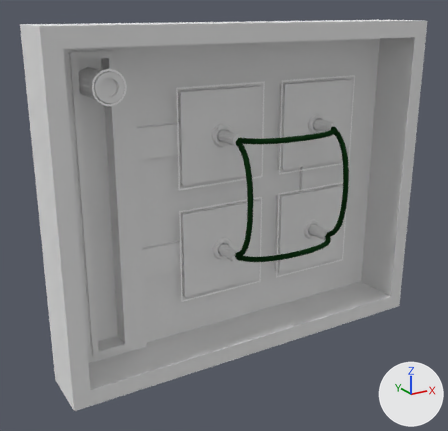
An edit to the Blender file Assets/models/house/floor02/puzzles/puzzle00.blend, drawn before and after from the same camera.
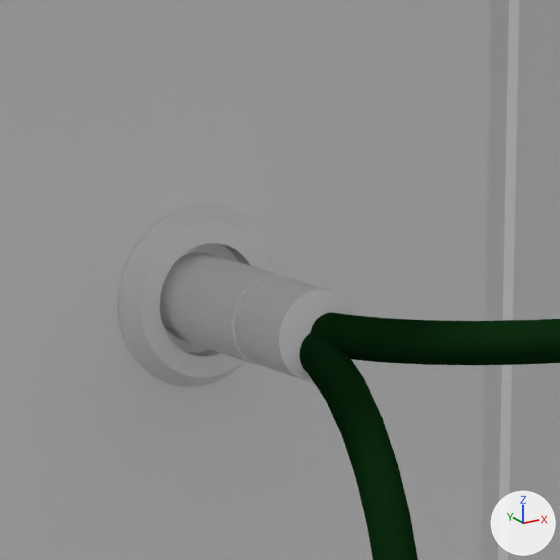
The first picture shows the older version from a 50 mm camera at (-0.559, -0.786, 0.265) aimed at (-0.095, -0.012, -0.037). The close-ups show both versions on the part from 44% to 60% of the width and 22% to 39% of the height of that picture; other places that the commit changed are outside them. The lights are fixed; the arrows at lower right show +X, +Y and +Z.

Script lines for the objects in view, before the commit:
```python
me_cylinder_001 = bpy.data.meshes.new('Cylinder.001')
me_cylinder_001.from_pydata(...)  # 160 vertices, 130 faces; spans x 0.323..0.392, y -0.068..0.226, z -0.035..0.035
me_cylinder_001.materials.append(mat_wire_plugs)  # its picture is missing
me_cylinder_005 = bpy.data.meshes.new('Cylinder.005')
me_cylinder_005.from_pydata(...)  # 160 vertices, 130 faces; spans x -0.035..0.035, y -0.167..0.127, z -0.035..0.035
me_cylinder_005.materials.append(mat_wire_plugs)  # its picture is missing
me_plane_001 = bpy.data.meshes.new('Plane.001')
me_plane_001.from_pydata(...)  # 200 vertices, 181 faces; spans x -0.9..0.9, y -0.9..0.9, z 0.0..0.05
me_plane_001.materials.append(mat_puzzle00_case)  # its picture is missing
ob_port_plug_000 = bpy.data.objects.new('port_plug.000', me_cylinder_005)
ob_port_plug_000.parent = ob_port_000
ob_port_plug_000.matrix_parent_inverse = Matrix(((1.0, 0.0, 0.0, 0.36), (0.0, 1.0, 0.0, -0.0738), (0.0, 0.0, 1.0, -0.36), (0.0, 0.0, 0.0, 1.0)))
ob_port_plug_000.location = (-0.36, 0.0738, 0.36)
ob_puzzle00_case = bpy.data.objects.new('puzzle00_case', me_plane_001)
ob_puzzle00_case.location = (-0.003, 0.0098, -0.0045)
ob_puzzle00_case.rotation_euler = (1.571, 0.0, 0.0)  # degrees (90, 0, 0)
ob_puzzle00_case.scale = (0.25, 0.25, 0.25)
ob_wire_plugs = bpy.data.objects.new('wire_plugs', me_cylinder_001)
ob_wire_plugs.parent = ob_puzzle00_wire_000
ob_wire_plugs.matrix_parent_inverse = Matrix(((1.0, 0.0, 0.0, 0.292), (0.0, 1.0, 0.0, 0.0), (0.0, 0.0, 1.0, 0.0), (0.0, 0.0, 0.0, 1.0)))
ob_wire_plugs.location = (-0.297, 0.0378, 0.0)
_m = ob_wire_plugs.modifiers.new('Mirror', 'MIRROR')
# also in view: 'wire.000' at (-0.004, -0.058, 0.086); 'wire.002' at (-0.093, -0.058, -0.004); 'puzzle00_highlight.000' at (-0.093, -0.003, 0.086); 'port.000' at (-0.093, -0.005, 0.086)
```
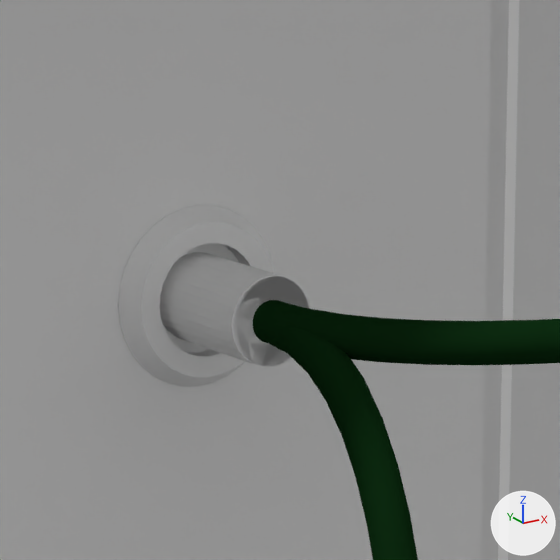
Changed parts and their boxes (x1, y1, x2, y2) in the close-ups (560 x 560 px):
'port_plug.000', deleted
    before: (224, 260, 355, 381)
'wire_plugs.002', unchanged, uncovered by the edit
    before: (206, 253, 261, 366)
    after: (206, 253, 312, 367)

The change in detail:
Object 'port_plug.000' (ob_port_plug_000) is deleted.
